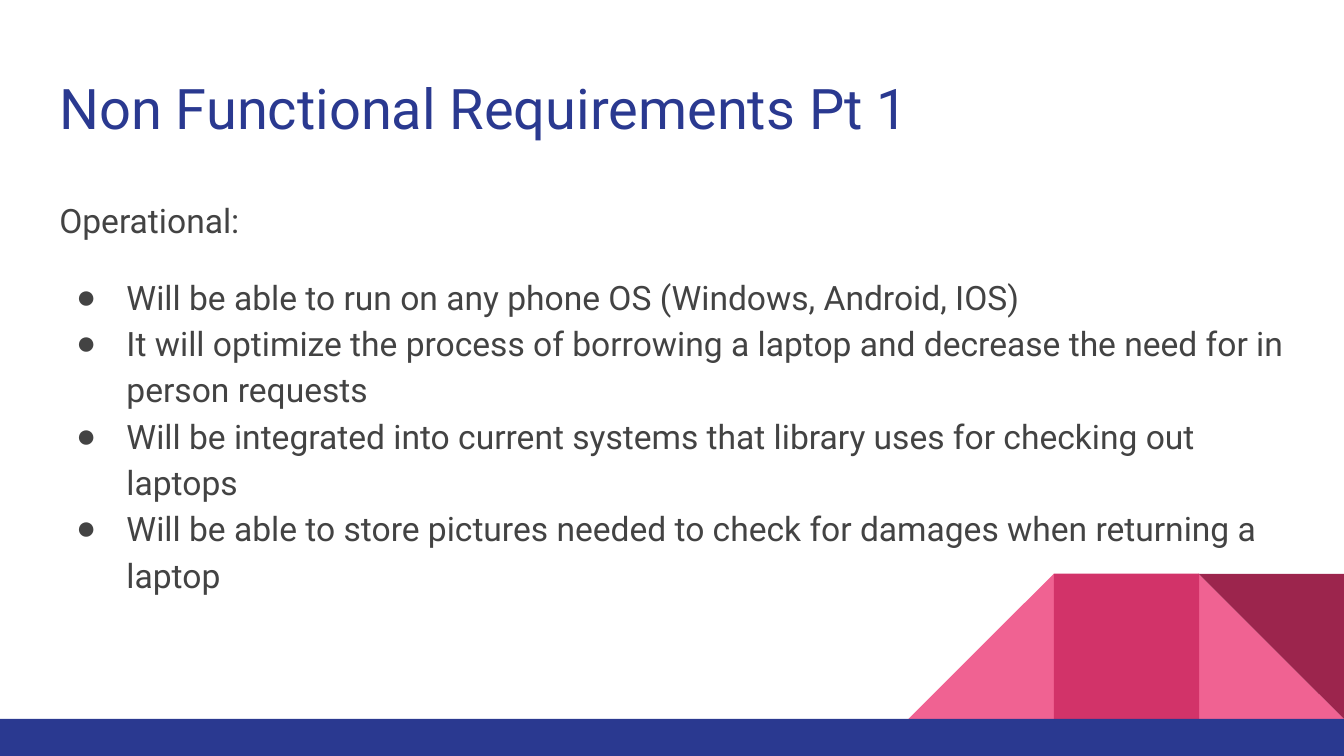
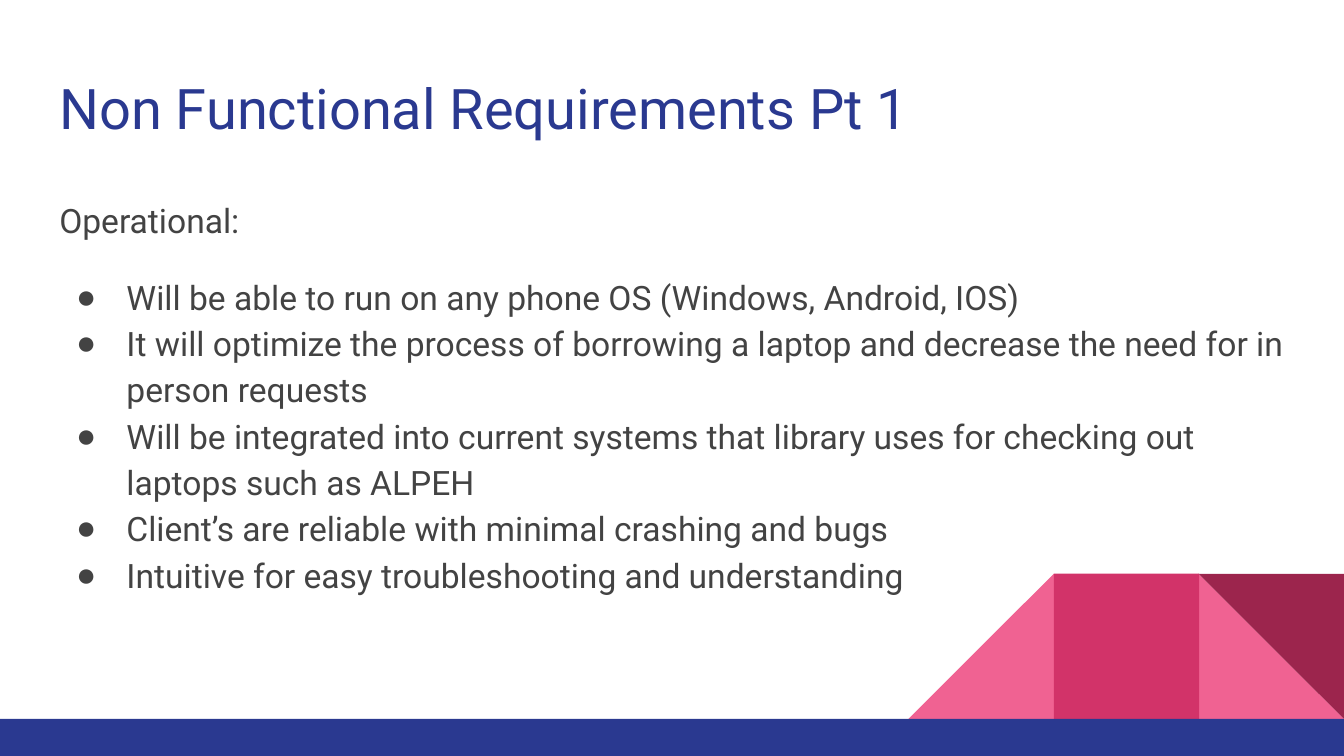
Before and after one commit to N-Roomi/A.O.K.-Laptop-Loan-System-Overhaul, a slide deck: slide 6 of Deliverable 2/A.O.K Laptop System Overhaul Deliverable 2.pptx. Drawn at 1344x756 pixels with LibreOffice and Linux fonts; fonts in the diff are those of the drawing. Boxes give left, top, right and bottom in pixels: in the first picture for what was removed or moved away, otherwise in the second. Text is boxed around its words. In the diff, an @@ line names an element or a change of style, - is before the commit and + after.

```diff
--- a/Deliverable 2/A.O.K Laptop System Overhaul Deliverable 2.pptx
+++ b/Deliverable 2/A.O.K Laptop System Overhaul Deliverable 2.pptx
@@ text at (x1=126, y1=423, x2=1195, y2=595): text changed @@
-● Will be integrated into current systems that library uses for checking out laptops
-● Will be able to store pictures needed to check for damages when returning a laptop
+● Will be integrated into current systems that library uses for checking out laptops such as ALPEH
+● Client’s are reliable with minimal crashing and bugs
+● Intuitive for easy troubleshooting and understanding
```
Also in this commit, not shown: 8 other slides changed, 2 slides added, 1 slide removed, 1 other file.
